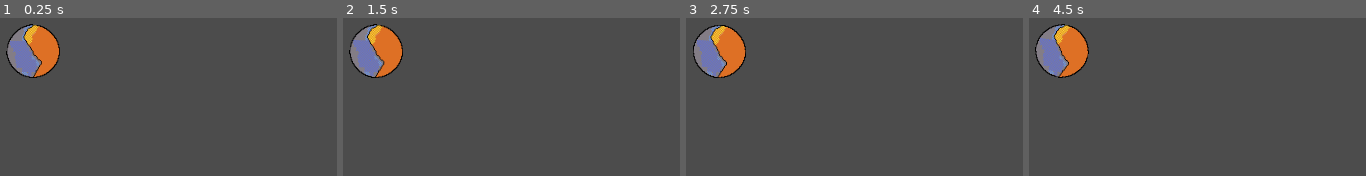
Above: before the commit, frames 1-4 (left to right).
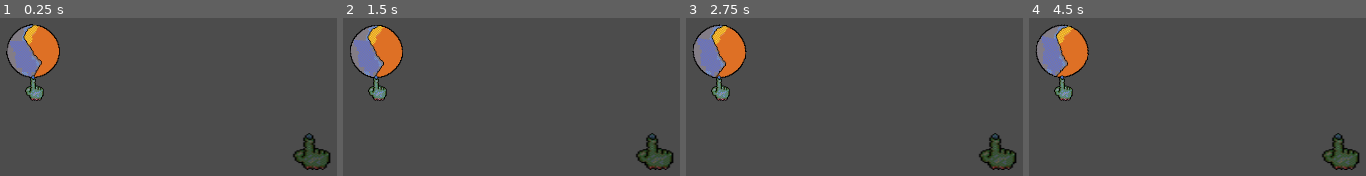
Above: after the commit, the same moments.

Repository: BedfordWest/minute-raid
Game: Godot game, scene res://MinuteRaid.tscn
The game is run twice, just before and just after one commit, with the same random seed, the same clock (stepped at 60 frames per second) and the same inputs. Before the commit the project starts from res://World.tscn.
Inputs:
- Up to frame 1 (0.25 s): no input
- Up to frame 2 (1.5 s): tap Enter at 0.5 s
- Up to frame 3 (2.75 s): no input
- Up to frame 4 (4.5 s): tap Space at 3.5 s

The runs differ from the first frame. In frame 1, 1.8% of the frame differs, in the area x 7-99%, y 36-97%; in frame 2, 2.6%; in frame 3, 2.6%; in frame 4, 2.9%, in the area x 1-99%, y 3-97%.

Commit message:
-Add game state transition and day/night transition

Diff:
--- /dev/null
+++ b/MinuteRaid/GlobalLighting.gd
@@ -0,0 +1,51 @@
+extends CanvasModulate
+
+const DAY_COLOR = Color(0.97, 0.93, 0.68, 1)
+const NIGHT_COLOR = Color(0.16, 0.16, 0.12, 1)
+
+var _elapsed = 0
+
+func _ready():
+	set_color(hsv_lerp(DAY_COLOR, NIGHT_COLOR, 0.5))
+
+func _process(delta):
+	# Want to transition from day to night every minute
+	_elapsed += delta
+	_elapsed = fmod(_elapsed,120.0)
+	var _interpolation = 0.0
+	if _elapsed >= 30.0 && _elapsed < 90.0:
+		_interpolation = (_elapsed - 30.0)/60.0
+		set_color(hsv_lerp(DAY_COLOR, NIGHT_COLOR, _interpolation))
+	elif _elapsed >= 90.0:
+		_interpolation = (_elapsed - 90.0)/60.0
+		set_color(hsv_lerp(NIGHT_COLOR, DAY_COLOR, _interpolation))
+	else:
+		_interpolation = (_elapsed + 30.0)/60.0
+		set_color(hsv_lerp(NIGHT_COLOR, DAY_COLOR, _interpolation))
+
+func hsv_lerp(cola, colb, t):
+	#This part will flip the direction of the lerp if the two colors are above
+	 #180 degrees apart, this way the lerp always takes the shortest path.
+	var h
+	var ha = cola.h
+	var hb = colb.h
+	var d = hb - ha
+	if ha <= hb:
+		if d > 0.5:
+			h = fmod(lerp(ha + 1, hb, t), 1)
+		else:
+			h = lerp(ha, hb, t)
+	else:
+		d = -d
+		if d > 0.5:
+			h = fmod(lerp(ha, hb + 1, t), 1)
+		else:
+			h = lerp(ha, hb, t)
+
+	#Setting the color
+	var newcol = Color()
+	newcol.v = lerp(cola.v, colb.v, t)
+	newcol.s = lerp(cola.s, colb.s, t)
+	newcol.h = h
+
+	return newcol
--- /dev/null
+++ b/MinuteRaid/Globals.gd
@@ -0,0 +1,7 @@
+extends Node
+
+enum State {TITLE, DAY, NIGHT, GAME_OVER}
+var gameState = State.DAY
+
+func _ready():
+	pass
--- /dev/null
+++ b/MinuteRaid/MinuteRaid.gd
@@ -0,0 +1,15 @@
+extends Node2D
+
+var _elapsed = 0
+
+func _ready():
+	Globals.gameState = Globals.State.DAY
+
+func _process(delta):
+	# Want to transition from day to night every minute
+	_elapsed += delta
+	_elapsed = fmod(_elapsed,120000.0)
+	if _elapsed < 60.0:
+		Globals.gameState = Globals.State.DAY
+	else:
+		Globals.gameState = Globals.State.NIGHT
--- /dev/null
+++ b/MinuteRaid/MinuteRaid.tscn
@@ -0,0 +1,27 @@
+[gd_scene load_steps=5 format=2]
+
+[ext_resource path="res://UI/ZombieHand.png" type="Texture" id=1]
+[ext_resource path="res://MinuteRaid.gd" type="Script" id=2]
+[ext_resource path="res://GlobalLighting.gd" type="Script" id=3]
+[ext_resource path="res://UI/GUI.tscn" type="PackedScene" id=4]
+
+[node name="MinuteRaid" type="Node2D"]
+script = ExtResource( 2 )
+
+[node name="GUI" parent="." instance=ExtResource( 4 )]
+
+[node name="Timer" type="Timer" parent="."]
+wait_time = 60.0
+autostart = true
+
+[node name="World" type="Node2D" parent="."]
+
+[node name="GlobalLighting" type="CanvasModulate" parent="World"]
+show_behind_parent = true
+color = Color( 0.164706, 0.156863, 0.117647, 1 )
+script = ExtResource( 3 )
+
+[node name="Sprite" type="Sprite" parent="World"]
+position = Vector2( 192, 86 )
+scale = Vector2( 1, 0.6875 )
+texture = ExtResource( 1 )
--- /dev/null
+++ b/MinuteRaid/UI/DayCycle.tscn
@@ -0,0 +1,26 @@
+[gd_scene load_steps=4 format=2]
+
+[ext_resource path="res://UI/SunMoon.gd" type="Script" id=1]
+[ext_resource path="res://UI/ZombieHand.png" type="Texture" id=2]
+[ext_resource path="res://UI/SunMoon.png" type="Texture" id=3]
+
+[node name="DayCycle" type="Control"]
+rect_scale = Vector2( 0.5, 0.5 )
+
+[node name="SunMoon" type="TextureRect" parent="."]
+margin_left = -16.0
+margin_top = -16.0
+margin_right = 48.0
+margin_bottom = 48.0
+rect_scale = Vector2( 0.5, 0.5 )
+rect_pivot_offset = Vector2( 32, 32 )
+texture = ExtResource( 3 )
+script = ExtResource( 1 )
+
+[node name="ZombieHand" type="TextureRect" parent="."]
+margin_left = 8.0
+margin_top = 30.0
+margin_right = 40.0
+margin_bottom = 62.0
+rect_scale = Vector2( 0.5, 0.5 )
+texture = ExtResource( 2 )
--- a/MinuteRaid/UI/GUI.tscn
+++ b/MinuteRaid/UI/GUI.tscn
@@ -1,21 +1,18 @@
-[gd_scene load_steps=3 format=2]
+[gd_scene load_steps=2 format=2]
 
-[ext_resource path="res://UI/SunMoon.png" type="Texture" id=1]
-[ext_resource path="res://UI/SunMoon.gd" type="Script" id=2]
+[ext_resource path="res://UI/DayCycle.tscn" type="PackedScene" id=1]
 
-[node name="GUI" type="MarginContainer"]
+[node name="GUI" type="CanvasLayer"]
+
+[node name="PrimaryContainer" type="MarginContainer" parent="."]
 margin_left = 10.0
 margin_top = 10.0
 margin_right = 10.0
 margin_bottom = 10.0
 
-[node name="HBoxContainer" type="HBoxContainer" parent="."]
-margin_right = 64.0
-margin_bottom = 64.0
+[node name="HBoxContainer" type="HBoxContainer" parent="PrimaryContainer"]
 
-[node name="SunMoon" type="TextureRect" parent="HBoxContainer"]
-margin_right = 64.0
-margin_bottom = 64.0
-rect_pivot_offset = Vector2( 32, 32 )
-texture = ExtResource( 1 )
-script = ExtResource( 2 )
+[node name="DayCycle" parent="PrimaryContainer/HBoxContainer" instance=ExtResource( 1 )]
+margin_right = 0.0
+margin_bottom = 0.0
+rect_scale = Vector2( 1, 1 )
--- a/MinuteRaid/UI/SunMoon.gd
+++ b/MinuteRaid/UI/SunMoon.gd
@@ -8,9 +8,9 @@
 func _process(delta):
 	# Want to transition from day to night every minute
 	_elapsed += delta
-	_elapsed = fmod(_elapsed,120000.0)
+	_elapsed = fmod(_elapsed,120.0)
 	_adjust_rotation(_elapsed)
 
 func _adjust_rotation(elapsed):
-	var _rotation = (elapsed * 3)/100
+	var _rotation = deg2rad((elapsed * 3))
 	set_rotation(_rotation)
--- a/MinuteRaid/World.tscn
+++ /dev/null
@@ -1,8 +0,0 @@
-[gd_scene load_steps=2 format=2]
-
-[ext_resource path="res://UI/GUI.tscn" type="PackedScene" id=1]
-
-[node name="World" type="Node2D"]
-
-[node name="GUI" parent="." instance=ExtResource( 1 )]
-rect_scale = Vector2( 0.5, 0.5 )
--- a/MinuteRaid/project.godot
+++ b/MinuteRaid/project.godot
@@ -11,8 +11,12 @@
 [application]
 
 config/name="Minute Raid"
-run/main_scene="res://World.tscn"
+run/main_scene="res://MinuteRaid.tscn"
 config/icon="res://icon.png"
+
+[autoload]
+
+Globals="*res://Globals.gd"
 
 [display]
 
Binary file added: MinuteRaid/UI/ZombieHand.aseprite
Binary file added: MinuteRaid/UI/ZombieHand.png
Not shown, added: MinuteRaid/UI/ZombieHand.png.import
